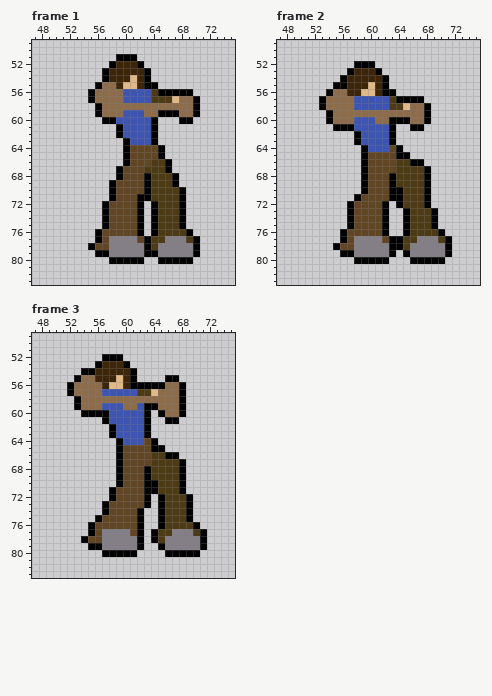
A pixel-art file gets an edit: Assets/Sprites/NewBeamer/BeamerIdleAttack.aseprite. This is how it looked before the edit.
128x128 pixels, 3 frames. Colours within 5 levels of each other are drawn and written as one. Shown: frame 1: x 47..75, y 49..83; frame 2: x 47..75, y 49..83; frame 3: x 47..75, y 49..83.
Once edited:
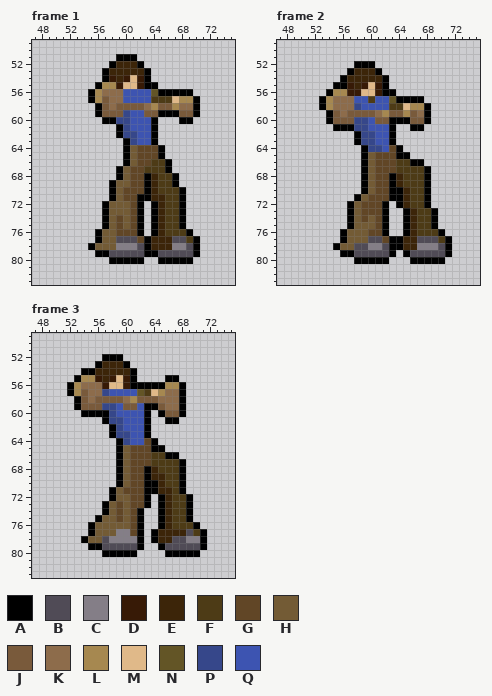
Palette (. is transparent): A #000000  B #504b56  C #847e87  D #371a06  E #3c2509  F #4d3b16  G #614626  H #735b35  J #795a3b  K #8d6c4b  L #a68850  M #e0b989  N #635526  P #36478a  Q #3d54b1
Difference:
Changed rows in their new state; - is an unchanged pixel.
Frame 1, layers "Layer 2", "Layer 1":
first column x 56:
54 --D-D-D-------
55 -LLD--D-------
56 L-------N-----
57 LJ----------LL
58 -J-JJJJ-LJJL--
59 -JJJP--JJ---JJ
60 ---PP---------
61 ----P---------
62 ----PP--------
63 -----P--------
64 -----H--------
65 -----H--------
66 -----H--------
67 ----H---------
68 ----H---E-----
69 ---HH---E-----
70 ---H----E-----
71 ---H----EE----
72 --HHH----E----
73 --HHH----E----
74 --H-H----E----
75 --H-H----E----
76 -HH------E----
77 -HHBBB--EEEBB-
78 HHH---B-EEE--B
79 --BBBBB--BBBBB
Frame 2, layers "Layer 2", "Layer 1":
first column x 54:
55 ---D-D-D---------
56 -LLDD--D---------
57 L-----F--N-------
58 L---P-------LL---
59 -J-JJJJ-LJJLJ----
60 -JJJPP-JJ---JJ---
61 ----PP-----------
62 -----PP----------
63 -----PP----------
64 ------PP---------
65 ------H----------
66 ------H----------
67 ------H----------
68 ------H---E------
69 ------H---E------
70 ------H----E-----
71 -----H-----E-----
72 ----H------E-----
73 ----H-------E----
74 ----H-H-----E----
75 ----HHH-----E----
76 ---HHH------E----
77 ---HHHBB---EEBBB-
78 --HHBB--B--EE---B
79 ----BBBBB---BBBBB
Frame 3, layers "Layer 2", "Layer 1":
first column x 53:
55 -LLD-D-D----------
56 L---D--D-----LL---
57 LJ--P----N--L-----
58 -J-JJJJ-LJJJ------
59 -JJJPP-JJ---J-----
60 -----P-------JJ---
61 -----PP-----------
62 ------P-----------
63 ------PP----------
64 -------P----------
65 -------H----------
66 -------H----------
67 -------H----------
68 -------H---E------
69 -------H---EE-----
70 -------H----E-----
71 ------H-----EE----
72 ------HH-----E----
73 -----H-H-----E----
74 -----H-H-----E----
75 ----HH-H-----E----
76 ---HHHHH-----E----
77 ---HHH------EEEEB-
78 --HHB-------EEBB--
79 ----BBBBB----BBBBB
